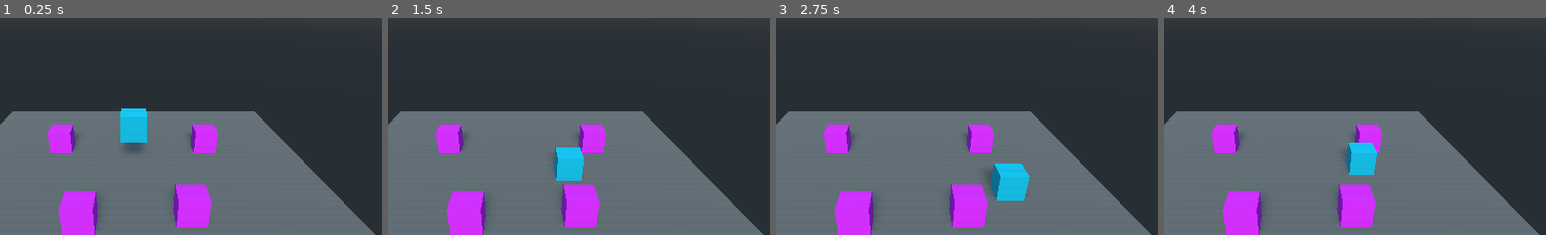
Above: before the commit, frames 1-4 (left to right).
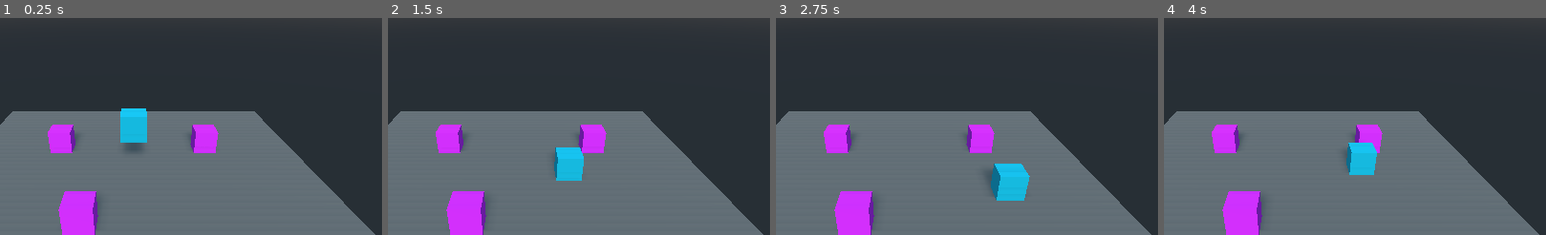
Above: after the commit, the same moments.

Repository: cedmundo/godot-serialization-tutorial
Game: Godot game, scene res://Main.tscn
The game is run twice, just before and just after one commit, with the same random seed, the same clock (stepped at 60 frames per second) and the same inputs.
Inputs:
- Up to frame 1 (0.25 s): no input
- Up to frame 2 (1.5 s): hold D (right) 0.53-1.28 s; hold S (backward) from 1.28 s (still down)
- Up to frame 3 (2.75 s): release S (backward) at 2.03 s; hold D (right) from 2.03 s (still down)
- Up to frame 4 (4 s): release D (right) at 2.78 s; hold W (forward) 2.78-3.53 s; tap Enter at 3.5 s; hold A (left) from 3.53 s (still down)
The pictures show only the part of the screen within x 32-82%, y 10-60%; the shares and areas given below are measured in that part.

The runs differ from the first frame. In frame 1, 1.8% of the frame differs, in the area x 45-56%, y 76-97%; in frame 2, 1.8%; in frame 3, 1.8%; in frame 4, 1.8%.

Commit message:
Serializing dynamic content

Diff:
--- a/Main.gd
+++ b/Main.gd
@@ -1,4 +1,8 @@
 extends Spatial
+
+const file_name := "user://default.save"
+var more_content := preload("res://MoreContent.tscn")
+onready var player := $Player
 
 func _input(event):
 	if event.is_action_pressed("save"):
@@ -11,29 +15,41 @@
 		load_game()
 		print("Partida cargada ...")
 
+	if event.is_action_pressed("insert"):
+		print("Insertando contenido ...")
+		insert_content()
+		print("Contenido insertado ...")
+
 func save_game():
 	var save_file := File.new()
-	assert(save_file.open("user://default.save", File.WRITE) != FAILED)
+	assert(save_file.open(file_name, File.WRITE) != FAILED)
 
 	var persistent_nodes := get_tree().get_nodes_in_group("persist")
 	for node in persistent_nodes:
-		var node_data = {
-			"path": node.get_path(),
-			"pos_x": node.transform.origin.x,
-			"pos_y": node.transform.origin.y,
-			"pos_z": node.transform.origin.z,
-		}
+		var node_data = node.to_data_dict()
 		save_file.store_line(to_json(node_data))
 
 	save_file.close()
 
 func load_game():
 	var save_file := File.new()
-	assert(save_file.open("user://default.save", File.READ) != FAILED)
+	assert(save_file.open(file_name, File.READ) != FAILED)
 
 	while save_file.get_position() < save_file.get_len():
 		var node_data = parse_json(save_file.get_line())
-		var node = get_tree().get_root().get_node(node_data["path"])
-		node.transform.origin.x = node_data["pos_x"]
-		node.transform.origin.y = node_data["pos_y"]
-		node.transform.origin.z = node_data["pos_z"]
+		if "path" in node_data:
+			var node = get_tree().get_root().get_node(node_data["path"])
+			node.from_data_dict(node_data)
+		elif "resource" in node_data:
+			var node = load(node_data["resource"]).instance()
+			var parent = get_tree().get_root().get_node(node_data["parent"])
+			parent.add_child(node)
+			node.from_data_dict(node_data)
+		else:
+			push_error("Objeto desconocido: %s" % str(node_data))
+
+func insert_content():
+	var node := more_content.instance()
+	add_child(node)
+	node.global_transform = player.global_transform
+	node.global_transform.origin.y = 5
--- a/Main.tscn
+++ b/Main.tscn
@@ -1,7 +1,8 @@
-[gd_scene load_steps=10 format=2]
+[gd_scene load_steps=11 format=2]
 
 [ext_resource path="res://Player.gd" type="Script" id=1]
 [ext_resource path="res://Main.gd" type="Script" id=2]
+[ext_resource path="res://PersistentObject.gd" type="Script" id=3]
 
 [sub_resource type="SpatialMaterial" id=1]
 albedo_color = Color( 0.380392, 0.380392, 0.380392, 1 )
@@ -39,7 +40,7 @@
 [node name="Camera" type="Camera" parent="."]
 transform = Transform( 1, 0, 0, 0, 0.846509, 0.532374, 0, -0.532374, 0.846509, 0, 13.0455, 23.7508 )
 
-[node name="Player" type="KinematicBody" parent="." groups=["persist"]]
+[node name="Player" type="KinematicBody" parent="."]
 transform = Transform( 1, 0, 0, 0, 1, 0, 0, 0, 1, 0, 5.90837, 0 )
 script = ExtResource( 1 )
 
@@ -52,6 +53,7 @@
 
 [node name="PersistentBox" type="RigidBody" parent="." groups=["persist"]]
 transform = Transform( 1, 0, 0, 0, 1, 0, 0, 0, 1, -6.71631, 1.02626, -4.11504 )
+script = ExtResource( 3 )
 
 [node name="MeshInstance" type="MeshInstance" parent="PersistentBox"]
 mesh = SubResource( 5 )
@@ -62,6 +64,7 @@
 
 [node name="PersistentBox2" type="RigidBody" parent="." groups=["persist"]]
 transform = Transform( 1, 0, 0, 0, 1, 0, 0, 0, 1, -3.39539, 1.02626, 7.62042 )
+script = ExtResource( 3 )
 
 [node name="MeshInstance" type="MeshInstance" parent="PersistentBox2"]
 mesh = SubResource( 5 )
@@ -72,6 +75,7 @@
 
 [node name="PersistentBox3" type="RigidBody" parent="." groups=["persist"]]
 transform = Transform( 1, 0, 0, 0, 1, 0, 0, 0, 1, 6.57504, 1.02626, -4.06644 )
+script = ExtResource( 3 )
 
 [node name="MeshInstance" type="MeshInstance" parent="PersistentBox3"]
 mesh = SubResource( 5 )
@@ -79,13 +83,3 @@
 
 [node name="CollisionShape" type="CollisionShape" parent="PersistentBox3"]
 shape = SubResource( 7 )
-
-[node name="PersistentBox4" type="RigidBody" parent="." groups=["persist"]]
-transform = Transform( 1, 0, 0, 0, 1, 0, 0, 0, 1, 3.73418, 1.02626, 6.83233 )
-
-[node name="MeshInstance" type="MeshInstance" parent="PersistentBox4"]
-mesh = SubResource( 5 )
-material/0 = SubResource( 6 )
-
-[node name="CollisionShape" type="CollisionShape" parent="PersistentBox4"]
-shape = SubResource( 7 )
--- /dev/null
+++ b/MoreContent.tscn
@@ -0,0 +1,22 @@
+[gd_scene load_steps=5 format=2]
+
+[ext_resource path="res://PersistentObject.gd" type="Script" id=1]
+
+[sub_resource type="CubeMesh" id=5]
+
+[sub_resource type="SpatialMaterial" id=6]
+albedo_color = Color( 0.968627, 0.384314, 0.0666667, 1 )
+
+[sub_resource type="BoxShape" id=7]
+
+[node name="MoreContent" type="RigidBody" groups=["persist"]]
+script = ExtResource( 1 )
+as_resource = true
+resource_name = "res://MoreContent.tscn"
+
+[node name="MeshInstance" type="MeshInstance" parent="."]
+mesh = SubResource( 5 )
+material/0 = SubResource( 6 )
+
+[node name="CollisionShape" type="CollisionShape" parent="."]
+shape = SubResource( 7 )
--- /dev/null
+++ b/PersistentObject.gd
@@ -0,0 +1,34 @@
+extends Spatial
+
+export(bool) var as_resource := false
+export(String) var resource_name := ""
+
+func encode_vec3(v: Vector3) -> Dictionary:
+	return {"x": v.x, "y": v.y, "z": v.z}
+
+func decode_vec3(d: Dictionary) -> Vector3:
+	return Vector3(d["x"], d["y"], d["z"])
+
+func to_data_dict():
+	var data : Dictionary = {
+		"pos": encode_vec3(global_transform.origin),
+		"rot": {
+			"x": encode_vec3(global_transform.basis.x),
+			"y": encode_vec3(global_transform.basis.y),
+			"z": encode_vec3(global_transform.basis.z),
+		}
+	}
+
+	if as_resource:
+		data["resource"] = resource_name
+		data["parent"] = get_parent().get_path()
+	else:
+		data["path"] = get_path()
+
+	return data
+
+func from_data_dict(data):
+	global_transform.origin = decode_vec3(data["pos"])
+	global_transform.basis.x = decode_vec3(data["rot"]["x"])
+	global_transform.basis.y = decode_vec3(data["rot"]["y"])
+	global_transform.basis.z = decode_vec3(data["rot"]["z"])
--- a/project.godot
+++ b/project.godot
@@ -46,6 +46,11 @@
 "events": [ Object(InputEventKey,"resource_local_to_scene":false,"resource_name":"","device":0,"alt":false,"shift":false,"control":false,"meta":false,"command":false,"pressed":false,"scancode":16777245,"physical_scancode":0,"unicode":0,"echo":false,"script":null)
  ]
 }
+insert={
+"deadzone": 0.5,
+"events": [ Object(InputEventKey,"resource_local_to_scene":false,"resource_name":"","device":0,"alt":false,"shift":false,"control":false,"meta":false,"command":false,"pressed":false,"scancode":16777246,"physical_scancode":0,"unicode":0,"echo":false,"script":null)
+ ]
+}
 
 [physics]
 
